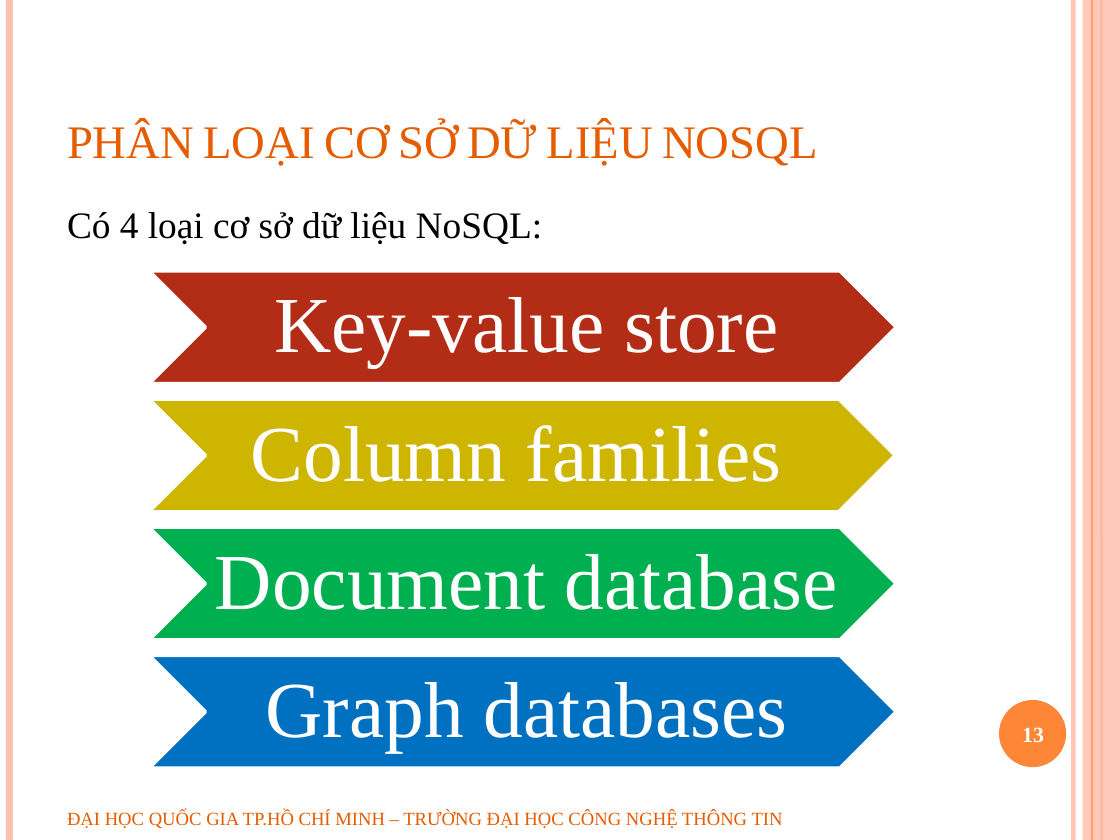
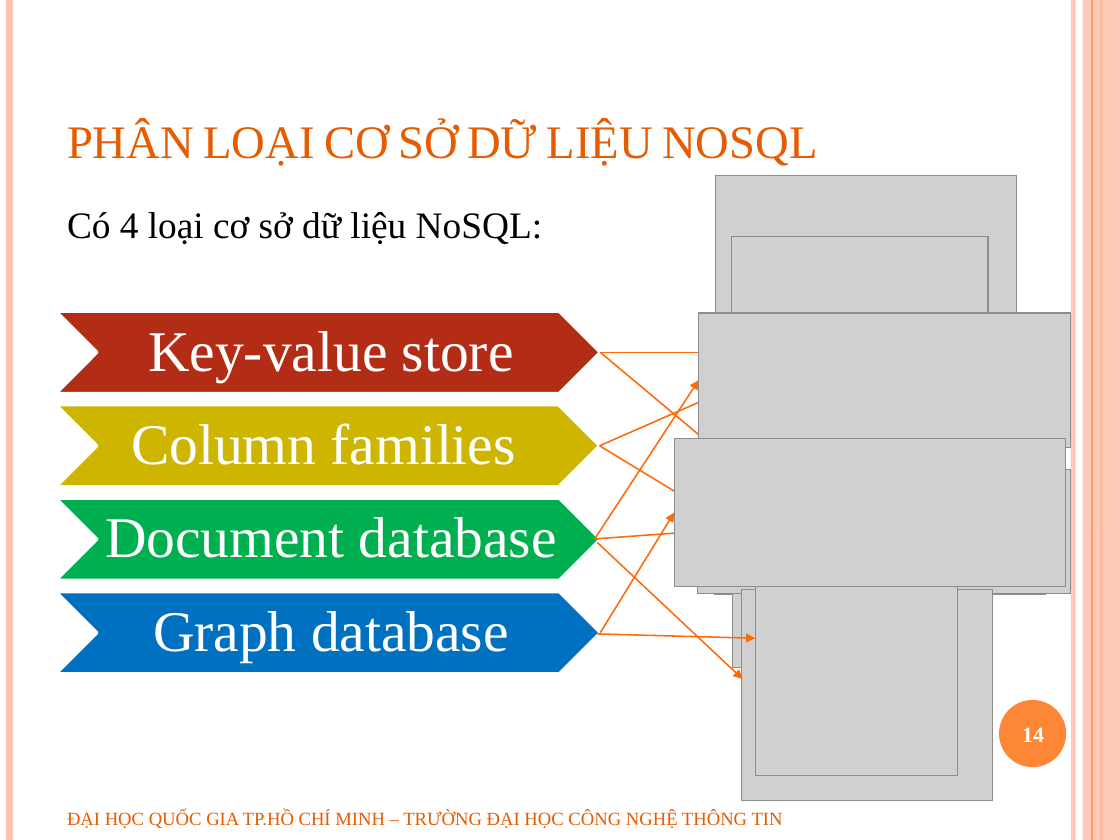
Before and after one commit to geovip/nosqlravendbuit, a slide deck: slide 14 of Document/slide bao cao.pptx (slide 13 before the commit). Drawn at 1120x840 pixels with LibreOffice and Linux fonts; fonts in the diff are those of the drawing; grey boxes stand for pictures; background and template pictures are left out. Boxes give left, top, right and bottom in pixels: in the first picture for what was removed or moved away, otherwise in the second. Text is boxed around its words. In the diff, an @@ line names an element or a change of style, - is before the commit and + after.

```diff
--- a/Document/slide bao cao.pptx
+++ b/Document/slide bao cao.pptx
@@ picture added at (716,176,1017,477) @@
@@ picture added at (731,236,988,408) @@
@@ freeform shape added at (56,311,600,393), fill #B32C16, outline #FFFFFF 2 pt, 37 pt, text #FFFFFF @@
+Key-value store
@@ picture added at (699,312,1071,447) @@
@@ arrow added from (600, 353) to (732, 353), #FF6B0A 1 pt @@
@@ arrow added from (600, 353) to (775, 498), #FF6B0A 1 pt @@
@@ arrow added from (595, 539) to (699, 380), #FF6B0A 1 pt @@
@@ arrow added from (599, 446) to (731, 388), #FF6B0A 1 pt @@
@@ freeform shape added at (56,404,599,486), fill #CEB500, outline #FFFFFF 2 pt, 37 pt, text #FFFFFF @@
+Column families
@@ arrow added from (599, 446) to (707, 511), #FF6B0A 1 pt @@
@@ picture added at (674,438,1066,587) @@
@@ picture added at (697,469,1070,594) @@
@@ picture added at (715,469,1045,595) @@
@@ picture added at (732,467,970,668) @@
@@ freeform shape added at (56,498,600,580), fill #00B050, outline #FFFFFF 2 pt, 37 pt, text #FFFFFF @@
+Document database
@@ arrow added from (596, 539) to (697, 532), #FF6B0A 1 pt @@
@@ arrow added from (600, 633) to (674, 513), #FF6B0A 1 pt @@
@@ arrow added from (597, 542) to (743, 679), #FF6B0A 1 pt @@
@@ freeform shape added at (56,591,600,673), fill #0070C0, outline #FFFFFF 2 pt, 37 pt, text #FFFFFF @@
+Graph database
@@ picture added at (741,590,992,801) @@
@@ picture added at (755,580,958,775) @@
@@ arrow added from (597, 634) to (755, 638), #FF6B0A 1 pt @@
@@ group removed at (149,271,896,767): 4 chevrons, 4 texts @@
-Key-value store
-Column families
-Document database
-Graph databases
@@ page number at (1022,727,1044,742): text changed @@
-13
+14
```
Also in this commit, not shown: 8 other slides changed, 1 slide added.
